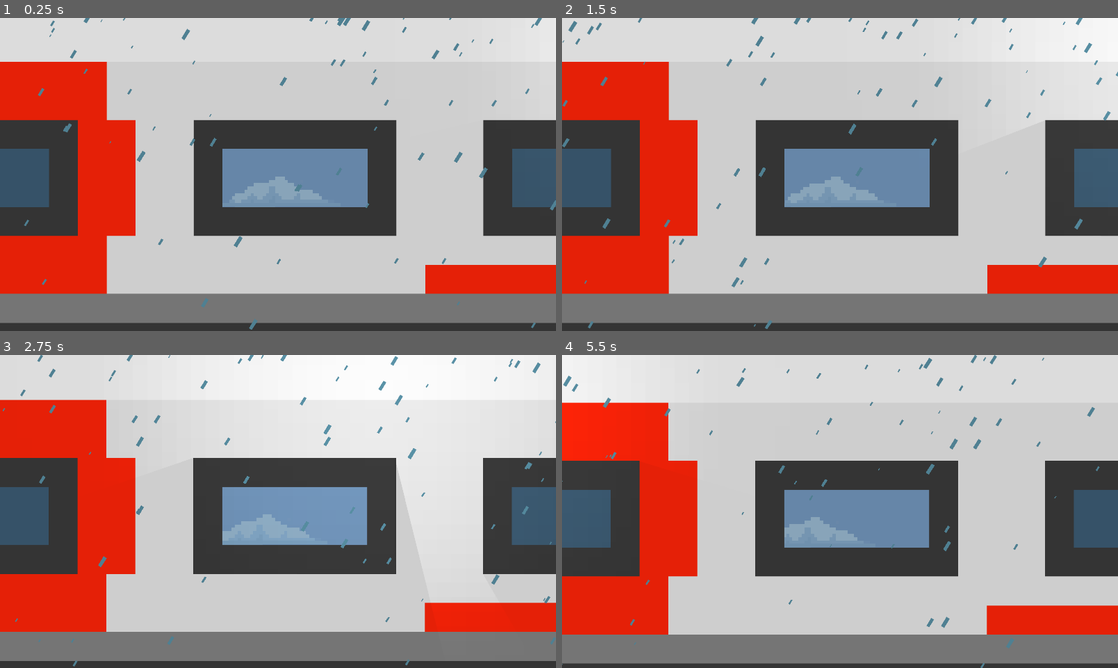
Above: before the commit, frames 1-4 (two rows, left to right).
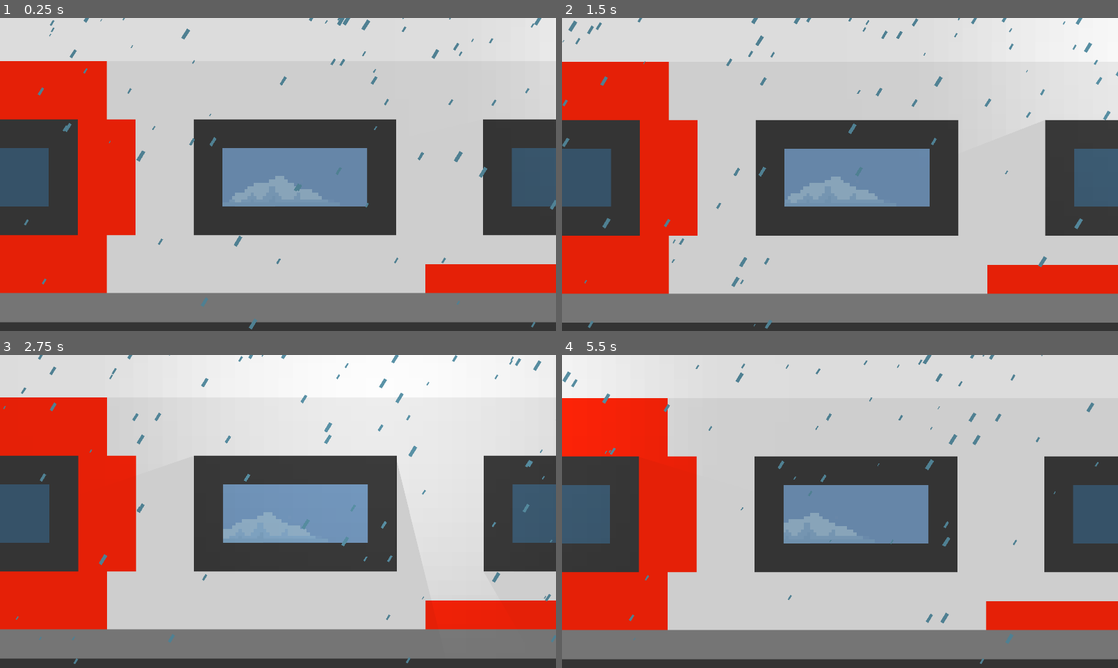
Above: after the commit, the same moments.

Repository: ordinary-dev/student-quest
Game: Godot game, scene res://Scenes/1.beggining/train_close.tscn
The game is run twice, just before and just after one commit, with the same random seed, the same clock (stepped at 60 frames per second) and the same inputs. This scene is started directly instead of the project's main scene.
Inputs (mouse positions are in pixels of both pictures, inside the frame that each line leads up to):
- Up to frame 1 (0.25 s): no input
- Up to frame 2 (1.5 s): tap Enter (ui_accept) at 0.5, 0.77 s; move the mouse to (962, 158) at 0.52 s; hold Right (ui_right) 0.53-1.28 s; click (962, 158) at 0.67 s; move the mouse to (728, 190) at 1.27 s; hold Down (ui_down) from 1.28 s (still down)
- Up to frame 3 (2.75 s): tap Enter (ui_accept) at 1.52 s; move the mouse to (333, 442) at 2.02 s; release Down (ui_down) at 2.03 s; hold Right (ui_right) from 2.03 s (still down)
- Up to frame 4 (5.5 s): move the mouse to (812, 574) at 2.77 s; release Right (ui_right) at 2.78 s; hold Shift (speed_up) 2.78-3.53 s; click (812, 574) at 2.92 s; tap Enter (ui_accept) at 3.02, 3.77, 4.52 s; move the mouse to (1006, 558) at 3.52 s; hold Left (ui_left) 3.53-5.03 s; move the mouse to (673, 464) at 4.27 s; move the mouse to (867, 511) at 5.02 s; hold Down (ui_down) from 5.03 s (still down); click (867, 511) at 5.17 s

The runs differ from the first frame. In frame 1, 2.3% of the frame differs, in the area x 0-100%, y 0-100%; in frame 2, 0.8%; in frame 3, 5.3%; in frame 4, 8.9%.

Commit message:
New city image, script for changing scene and camera shaking

Diff:
--- a/Scenes/1.beggining/City.tscn
+++ b/Scenes/1.beggining/City.tscn
@@ -1,16 +1,7 @@
 [gd_scene load_steps=4 format=2]
 
 [ext_resource path="res://Sprites/backgrounds/city1.png" type="Texture" id=1]
-
-[sub_resource type="GDScript" id=1]
-script/source = "extends Control
-
-export (String, FILE, \"*.tscn\") var next
-
-func _ready():
-	yield(get_tree().create_timer(3), \"timeout\")
-	get_node(\"/root/scene_loader\").load_scene(next)
-"
+[ext_resource path="res://Scripts/load_after_delay.gd" type="Script" id=2]
 
 [sub_resource type="ParticlesMaterial" id=2]
 emission_shape = 2
@@ -30,11 +21,14 @@
 [node name="Control" type="Control"]
 anchor_right = 1.0
 anchor_bottom = 1.0
-script = SubResource( 1 )
+script = ExtResource( 2 )
 __meta__ = {
 "_edit_use_anchors_": false
 }
-next = "res://Scenes/1.beggining/Facility-selection-scene.tscn"
+next_scene = "res://Scenes/1.beggining/City_overview.tscn"
+delay = 1.508
+transition_in = false
+transition_out = false
 
 [node name="TextureRect" type="TextureRect" parent="."]
 margin_left = -105.0
--- /dev/null
+++ b/Scenes/1.beggining/City_overview.tscn
@@ -0,0 +1,14 @@
+[gd_scene load_steps=3 format=2]
+
+[ext_resource path="res://Sprites/backgrounds/8bit-background.png" type="Texture" id=1]
+[ext_resource path="res://Scripts/load_after_delay.gd" type="Script" id=2]
+
+[node name="Node2D" type="Node2D"]
+script = ExtResource( 2 )
+next_scene = "res://Scenes/1.beggining/Facility-selection-scene.tscn"
+delay = 2.0
+
+[node name="Sprite" type="Sprite" parent="."]
+position = Vector2( 960, 540 )
+scale = Vector2( 8, 8 )
+texture = ExtResource( 1 )
--- a/Scenes/1.beggining/Hall.tscn
+++ b/Scenes/1.beggining/Hall.tscn
@@ -1,26 +1,19 @@
-[gd_scene load_steps=3 format=2]
+[gd_scene load_steps=4 format=2]
 
 [ext_resource path="res://Sprites/backgrounds/hall.png" type="Texture" id=1]
-
-[sub_resource type="GDScript" id=1]
-script/source = "extends Node2D
-
-
-export (String, FILE, \"*.tscn\") var next_scene
-export (String, FILE, \"*.ogg\") var music
-
-func _ready():
-	get_node(\"/root/ost\").play_sound(music)
-	yield(get_tree().create_timer(2.5),\"timeout\")
-	get_node(\"/root/scene_loader\").load_scene(next_scene)
-"
+[ext_resource path="res://Scripts/load_after_delay.gd" type="Script" id=2]
+[ext_resource path="res://Scripts/load_fx.gd" type="Script" id=3]
 
 [node name="Node2D" type="Node2D"]
-script = SubResource( 1 )
+script = ExtResource( 2 )
 next_scene = "res://Scenes/1.beggining/City.tscn"
-music = "res://Audio/music/Ambient.ogg"
+delay = 2.5
 
 [node name="Sprite" type="Sprite" parent="."]
 position = Vector2( 983.564, 526.23 )
 scale = Vector2( 12.8893, 12.8893 )
 texture = ExtResource( 1 )
+
+[node name="Audio" type="Node2D" parent="."]
+script = ExtResource( 3 )
+file = "res://Audio/music/Ambient.ogg"
--- a/Scenes/1.beggining/train_close.tscn
+++ b/Scenes/1.beggining/train_close.tscn
@@ -6,7 +6,7 @@
 [ext_resource path="res://Sprites/light.png" type="Texture" id=4]
 [ext_resource path="res://Audio/fx/tspt_fast_smooth_passenger_train_037.ogg" type="AudioStream" id=5]
 [ext_resource path="res://Scenes/templates/ui_fixer.tscn" type="PackedScene" id=6]
-
+[ext_resource path="res://Scripts/Shake.gd" type="Script" id=7]
 
 [sub_resource type="GDScript" id=1]
 script/source = "extends Node2D
@@ -14,16 +14,10 @@
 onready var effect = $Tween
 onready var obj = $Sprite2
 onready var lgt = $Light2D
-onready var cam = $Camera2D
 onready var audio = $AudioStreamPlayer
 export(float) var time = 6
-export(float) var c_range = 0.8
 export(String, FILE, \"*.tscn\") var next_scene
 
-func _process(_delta):
-	cam.position += Vector2(
-		rand_range(-c_range, c_range),
-		rand_range(-c_range, c_range))
 
 func _ready():
 	audio.play()
@@ -67,6 +61,7 @@
 [node name="Camera2D" type="Camera2D" parent="."]
 position = Vector2( 975.214, 571.901 )
 current = true
+script = ExtResource( 7 )
 
 [node name="RemoteTransform2D" parent="Camera2D" instance=ExtResource( 6 )]
 
--- a/Scenes/1.beggining/train_inside.tscn
+++ b/Scenes/1.beggining/train_inside.tscn
@@ -70,7 +70,6 @@
 texture = ExtResource( 3 )
 region_enabled = true
 region_rect = Rect2( 6, 3, 60, 35 )
-script = ExtResource( 5 )
 
 [node name="Sprite" type="Sprite" parent="."]
 position = Vector2( 940.073, 380 )
@@ -92,3 +91,10 @@
 shadow_gradient_length = 4.0
 shadow_filter = 2
 shadow_filter_smooth = 25.4
+
+[node name="Camera2D" type="Camera2D" parent="."]
+position = Vector2( 960, 540 )
+current = true
+script = ExtResource( 5 )
+max_diff = 2.0
+dpf = 0.6
--- a/Scenes/global/scene_load.tscn
+++ b/Scenes/global/scene_load.tscn
@@ -33,7 +33,7 @@
 	# Загрузка сцены
 	var file_exists = Directory.new().file_exists(scene_name)
 	if (file_exists):
-		get_tree().change_scene(scene_name)
+		assert(get_tree().change_scene(scene_name) == OK)
 	else:
 		get_node(\"/root/show_nf\").show_notification(\"Не могу найти сцену\")
 
--- a/Scenes/menu/menu.tscn
+++ b/Scenes/menu/menu.tscn
@@ -1,7 +1,7 @@
 [gd_scene load_steps=10 format=2]
 
 [ext_resource path="res://Sprites/Old_screen.png" type="Texture" id=1]
-[ext_resource path="res://Sprites/backgrounds/8bit-background.jpg" type="Texture" id=2]
+[ext_resource path="res://Sprites/backgrounds/8bit-background.png" type="Texture" id=2]
 [ext_resource path="res://Scenes/menu/settings.tscn" type="PackedScene" id=3]
 [ext_resource path="res://Scenes/menu/load.tscn" type="PackedScene" id=4]
 [ext_resource path="res://Scenes/menu/confirm.tscn" type="PackedScene" id=5]
--- a/Scripts/Shake.gd
+++ b/Scripts/Shake.gd
@@ -1,18 +1,21 @@
-extends Sprite
+extends Camera2D
+
+# Тряска камеры.
+# Выбирает для каждой оси случайное значение между
+# -dpf и dpf, а затем прибавляет его к координатам.
+# Новые координаты по каждой оси
+# не будут отличаться от оригинальных больше,
+# чем на max_diff
 
 export (float) var max_diff = 3
-export (float) var rand_val = 0.15
+# Difference per frame
+export (float) var dpf = 0.8
 var pos : Vector2
-var mult :float = 0
 
-func _process(delta):
-	if mult < 2:
-		mult += 0.05
-	else:
-		mult = 0
-	var rr = rand_val * mult
-	var dif_x = rand_range(-rr, rr)
-	var dif_y = rand_range(-rr, rr)
+
+func _process(_delta):
+	var dif_x = rand_range(-dpf, dpf)
+	var dif_y = rand_range(-dpf, dpf)
 	if dif_x >= 0:
 		if pos.x + max_diff > position.x + dif_x:
 			position.x += dif_x
--- /dev/null
+++ b/Scripts/load_after_delay.gd
@@ -0,0 +1,13 @@
+extends Node
+
+# Шаблон для загрузки сцены через некоторое время
+
+export (String, FILE, "*.tscn") var next_scene
+export (float, 0.0, 5.0) var delay = 0.0
+export (bool) var transition_in = true
+export (bool) var transition_out = true
+
+func _ready():
+	yield(get_tree().create_timer(delay), "timeout")
+	get_node("/root/scene_loader").load_scene(
+		next_scene, transition_in, transition_out)
--- /dev/null
+++ b/Scripts/load_fx.gd
@@ -0,0 +1,6 @@
+extends Node
+
+export (String, FILE, "*.ogg") var file
+
+func _ready():
+	get_node("/root/fx").play_sound(load(file))
Not shown: 1 places in Scenes/1.beggining/train_close.tscn that only renumber resources
Binary file added: Sprites/backgrounds/8bit-background.png
Not shown, added: Sprites/backgrounds/8bit-background.png.import
